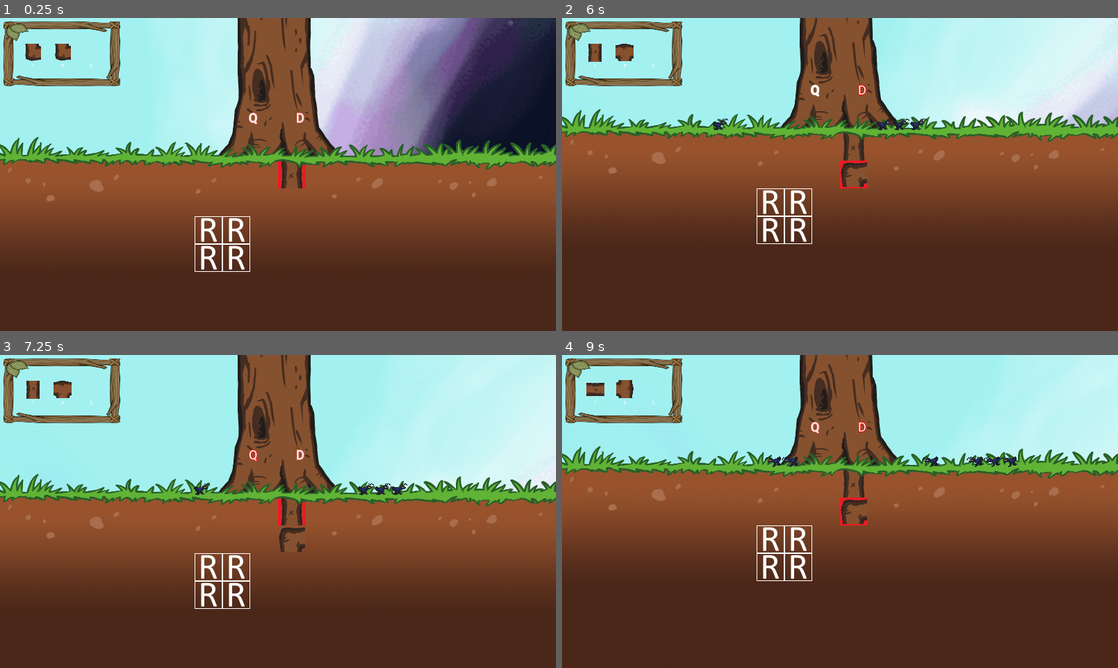
Above: before the commit, frames 1-4 (two rows, left to right).
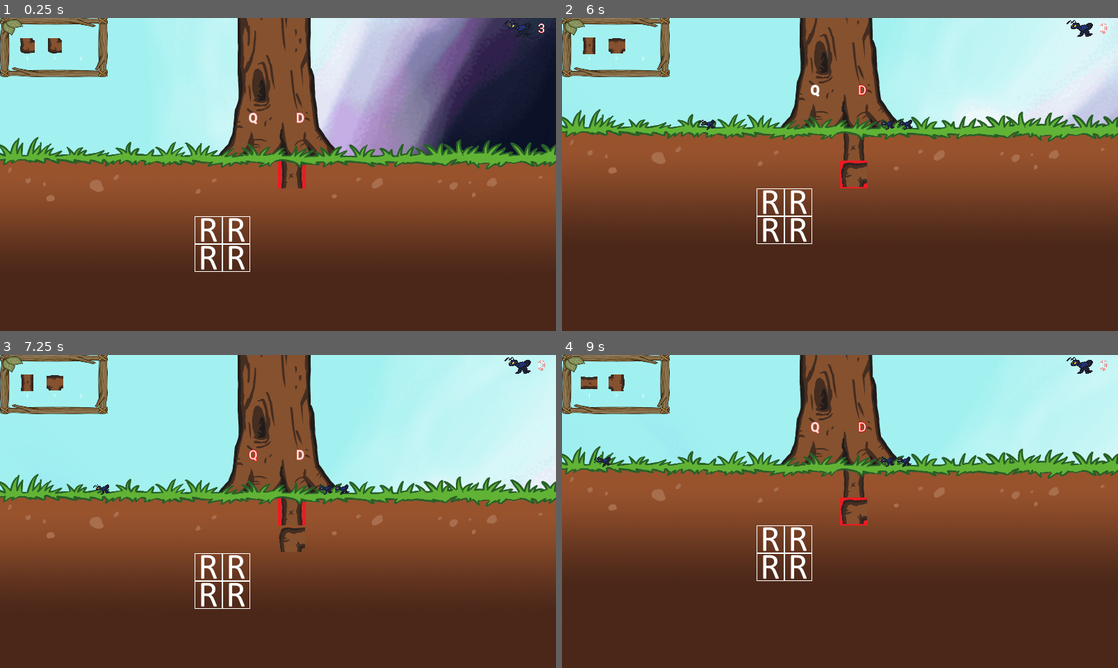
Above: after the commit, the same moments.

Repository: DEF-42/treeOfLife
Game: Godot game, scene res://Scenes/World.tscn
Same seed, same stepped clock (60 frames per second), same inputs: the game is played once before the commit and once after it.
Inputs:
- Up to frame 1 (0.25 s): no input
- Up to frame 2 (6 s): hold D (spawn_ally_right) 0.53-1.28 s; tap one key every 0.75 s from 0.6 s: Keypad 1 (first_root) Keypad 0 (rotate_roots) Keypad 2 (second_root) Keypad 3 (third_root) Keypad 1 (first_root) Keypad 0 (rotate_roots) Keypad 2 (second_root) Keypad 3 (third_root); hold Down (ui_down) 1.28-2.03 s; hold D (spawn_ally_right) 2.03-2.78 s; hold Up (ui_up) 2.78-3.53 s; hold A (spawn_ally_left) 3.53-5.03 s; hold Down (ui_down) 5.03-5.78 s; hold D (spawn_ally_right) from 5.78 s (still down)
- Up to frame 3 (7.25 s): release D (spawn_ally_right) at 6.53 s; hold Up (ui_up) from 6.53 s (still down); tap Keypad 1 (first_root) at 6.6 s
- Up to frame 4 (9 s): release Up (ui_up) at 7.28 s; hold D (spawn_ally_right) 7.28-8.03 s; tap Keypad 0 (rotate_roots) at 7.35 s; hold Down (ui_down) 8.03-8.78 s; tap Keypad 2 (second_root) at 8.1 s; hold A (spawn_ally_left) from 8.78 s (still down); tap Keypad 3 (third_root) at 8.85 s

The runs differ from the first frame. In frame 1, 3.0% of the frame differs, in the area x 0-98%, y 0-22%; in frame 2, 3.3%; in frame 3, 3.4%; in frame 4, 3.5%, in the area x 0-98%, y 0-36%.

Commit message:
Display UnitsManager

Diff:
--- a/Autoloads/GameBus.gd
+++ b/Autoloads/GameBus.gd
@@ -1,6 +1,7 @@
 extends Node
 
 
+var available_ants: int = 3 setget set_available_ants, get_available_ants
 var can_create_root: bool = true setget set_can_create_root, get_can_create_root
 # True = Jour, False = Nuit
 var day_cycle_state: bool = true setget set_day_cycle_state, get_day_cycle_state
@@ -12,6 +13,12 @@
 
 
 ### ACCESSORS ###
+func set_available_ants(val: int):
+	if val != available_ants:
+		available_ants = val
+func get_available_ants() -> int:
+	return available_ants
+
 func set_can_create_root(val: bool):
 	if val != can_create_root:
 		can_create_root = val
--- a/Scenes/Outside/Battle.tscn
+++ b/Scenes/Outside/Battle.tscn
@@ -1,9 +1,10 @@
-[gd_scene load_steps=7 format=2]
+[gd_scene load_steps=8 format=2]
 
 [ext_resource path="res://Scripts/Outside/Battle.gd" type="Script" id=1]
 [ext_resource path="res://Assets/Outside/Battle/battle01.png" type="Texture" id=2]
 [ext_resource path="res://Assets/Outside/Battle/battle02.png" type="Texture" id=3]
 [ext_resource path="res://Assets/Outside/Battle/battle03.png" type="Texture" id=4]
+[ext_resource path="res://Sounds/Outside/battle.wav" type="AudioStream" id=5]
 
 [sub_resource type="Animation" id=1]
 length = 0.001
@@ -22,8 +23,8 @@
 
 [sub_resource type="Animation" id=2]
 resource_name = "battle"
-length = 1.2
-step = 0.3
+length = 2.0
+step = 0.25
 tracks/0/type = "value"
 tracks/0/path = NodePath(".:texture")
 tracks/0/interp = 1
@@ -31,20 +32,26 @@
 tracks/0/imported = false
 tracks/0/enabled = true
 tracks/0/keys = {
-"times": PoolRealArray( 0, 0.3, 0.6, 0.9 ),
-"transitions": PoolRealArray( 1, 1, 1, 1 ),
+"times": PoolRealArray( 0, 0.25, 0.5, 0.75, 1, 1.25, 1.5, 1.75, 2 ),
+"transitions": PoolRealArray( 1, 1, 1, 1, 1, 1, 1, 1, 1 ),
 "update": 1,
-"values": [ ExtResource( 2 ), ExtResource( 3 ), ExtResource( 4 ), ExtResource( 2 ) ]
+"values": [ ExtResource( 2 ), ExtResource( 3 ), ExtResource( 4 ), ExtResource( 2 ), ExtResource( 3 ), ExtResource( 4 ), ExtResource( 2 ), ExtResource( 3 ), ExtResource( 4 ) ]
 }
 
 [node name="Battle" type="Node2D"]
 script = ExtResource( 1 )
 
 [node name="Sprite" type="Sprite" parent="."]
+scale = Vector2( 0.8, 0.8 )
 texture = ExtResource( 2 )
 
 [node name="AnimationPlayer" type="AnimationPlayer" parent="Sprite"]
 anims/RESET = SubResource( 1 )
 anims/battle = SubResource( 2 )
 
+[node name="BattleSound" type="AudioStreamPlayer2D" parent="."]
+scale = Vector2( 0.8, 0.8 )
+stream = ExtResource( 5 )
+autoplay = true
+
 [connection signal="animation_finished" from="Sprite/AnimationPlayer" to="." method="_on_AnimationPlayer_animation_finished"]
--- /dev/null
+++ b/Scenes/UI/UnitsManager.tscn
@@ -0,0 +1,37 @@
+[gd_scene load_steps=5 format=2]
+
+[ext_resource path="res://Assets/Roboto-Regular.ttf" type="DynamicFontData" id=1]
+[ext_resource path="res://Assets/Outside/fourmi.png" type="Texture" id=2]
+[ext_resource path="res://Scripts/UI/UnitsManager.gd" type="Script" id=3]
+
+[sub_resource type="DynamicFont" id=1]
+size = 90
+outline_size = 2
+outline_color = Color( 1, 0, 0, 1 )
+font_data = ExtResource( 1 )
+
+[node name="UnitsManager" type="Node2D"]
+script = ExtResource( 3 )
+
+[node name="FourmisManager" type="Node2D" parent="."]
+
+[node name="Sprite" type="Sprite" parent="FourmisManager"]
+scale = Vector2( 0.4, 0.4 )
+texture = ExtResource( 2 )
+centered = false
+
+[node name="SpawnQLabel" type="Label" parent="FourmisManager/Sprite"]
+anchor_left = 1.174
+anchor_top = 0.5
+anchor_right = 1.174
+anchor_bottom = 0.5
+margin_left = 5.2
+margin_top = -53.0
+margin_right = 67.2
+margin_bottom = 53.0
+custom_fonts/font = SubResource( 1 )
+text = "  0"
+align = 1
+__meta__ = {
+"_edit_use_anchors_": true
+}
--- a/Scenes/World.tscn
+++ b/Scenes/World.tscn
@@ -10,6 +10,7 @@
 [ext_resource path="res://Assets/Roboto-Regular.ttf" type="DynamicFontData" id=8]
 [ext_resource path="res://Scripts/Outside/AllySpawners.gd" type="Script" id=9]
 [ext_resource path="res://Scripts/OST.gd" type="Script" id=10]
+[ext_resource path="res://Scenes/UI/UnitsManager.tscn" type="PackedScene" id=11]
 
 [sub_resource type="Animation" id=1]
 resource_name = "DayCycleRotation"
@@ -167,8 +168,12 @@
 [node name="UIContainer" type="CanvasLayer" parent="."]
 
 [node name="RootSelector" parent="UIContainer" instance=ExtResource( 4 )]
-position = Vector2( 10, 12 )
-scale = Vector2( 0.65, 0.65 )
+scale = Vector2( 0.6, 0.6 )
+
+[node name="CanvasLayer" type="CanvasLayer" parent="."]
+
+[node name="UnitsManager" parent="CanvasLayer" instance=ExtResource( 11 )]
+position = Vector2( 1450, 0 )
 
 [node name="DayCycle" type="Sprite" parent="."]
 position = Vector2( 746, 1463 )
--- a/Scripts/Outside/Ally.gd
+++ b/Scripts/Outside/Ally.gd
@@ -30,7 +30,6 @@
 
 ### SIGNALS ###
 func _on_spawn_ally(allySpawner: String):
-	print("spawner", allySpawner)
 	if allySpawner == null:
 		spawner = "AllyLeftSpawner"
 	else: spawner = allySpawner
--- a/Scripts/Outside/AllySpawners.gd
+++ b/Scripts/Outside/AllySpawners.gd
@@ -14,10 +14,14 @@
 ### SIGNALS ###
 func _on_activate_ally_spawner(spawner: Node2D):
 	allySpawner = spawner
-	var instance = fourmi.instance()
-	spawner.add_child(instance)
-	print("allySpawnerNode", spawner)
-	EVENTS.emit_signal("spawn_ally", spawner.name)
+	var newAntsNbr = GAME.get_available_ants() - 1
+
+	if newAntsNbr > -1:
+		GAME.set_available_ants(newAntsNbr)
+
+		var instance = fourmi.instance()
+		spawner.add_child(instance)
+		EVENTS.emit_signal("spawn_ally", spawner.name)
 
 func _on_kill_ally():
 	var ally = allySpawner.get_children()[0]
--- /dev/null
+++ b/Scripts/UI/UnitsManager.gd
@@ -0,0 +1,5 @@
+extends Node2D
+
+
+func _process(delta):
+	$FourmisManager/Sprite/SpawnQLabel.set_text(str(GAME.get_available_ants()))
--- a/Scripts/World.gd
+++ b/Scripts/World.gd
@@ -37,7 +37,6 @@
 		if random_number < 3:
 			EVENTS.emit_signal("activate_enemy_spawner", $EnemySpawners/EnemyLeftSpawner)
 		else: EVENTS.emit_signal("activate_enemy_spawner", $EnemySpawners/EnemyRightSpawner)
-		EVENTS.emit_signal("activate_enemy_spawner")
 
 func _on_display_battle(position):
 	var instance = battle.instance()
Not shown: 1 places in Scenes/World.tscn that only renumber resources
Not shown, added: Sounds/Outside/battle.wav.import
Not shown, added: Sounds/Outside/battle.wav
